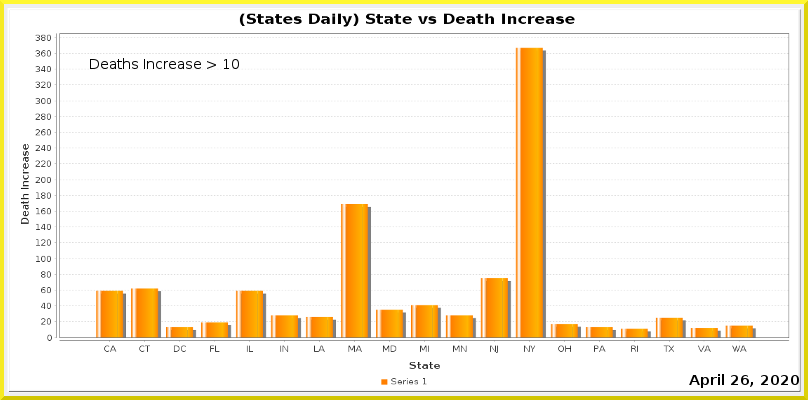
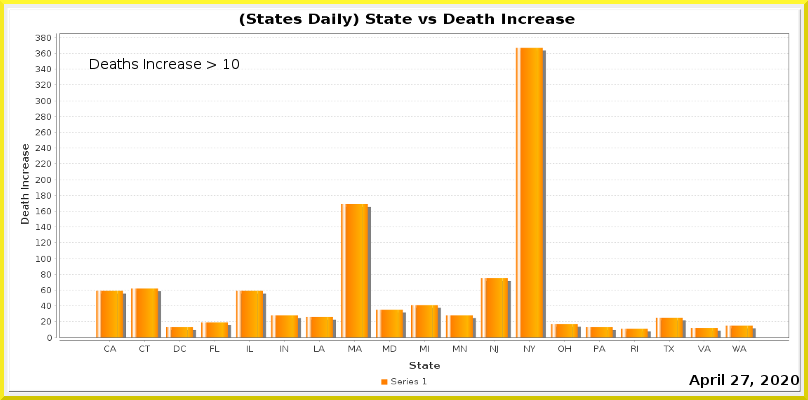
Layers edited between the first and the second 808 x 400 image:
painted on "Current Date" over 741, 375, 749, 385
